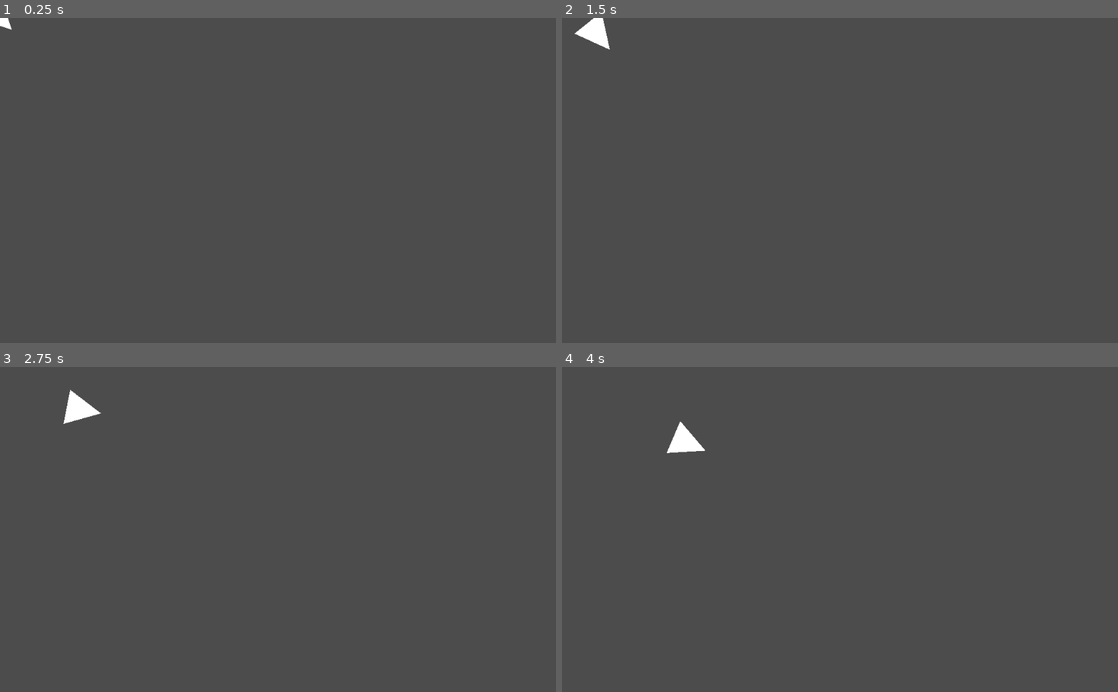
Above: before the commit, frames 1-4 (two rows, left to right).
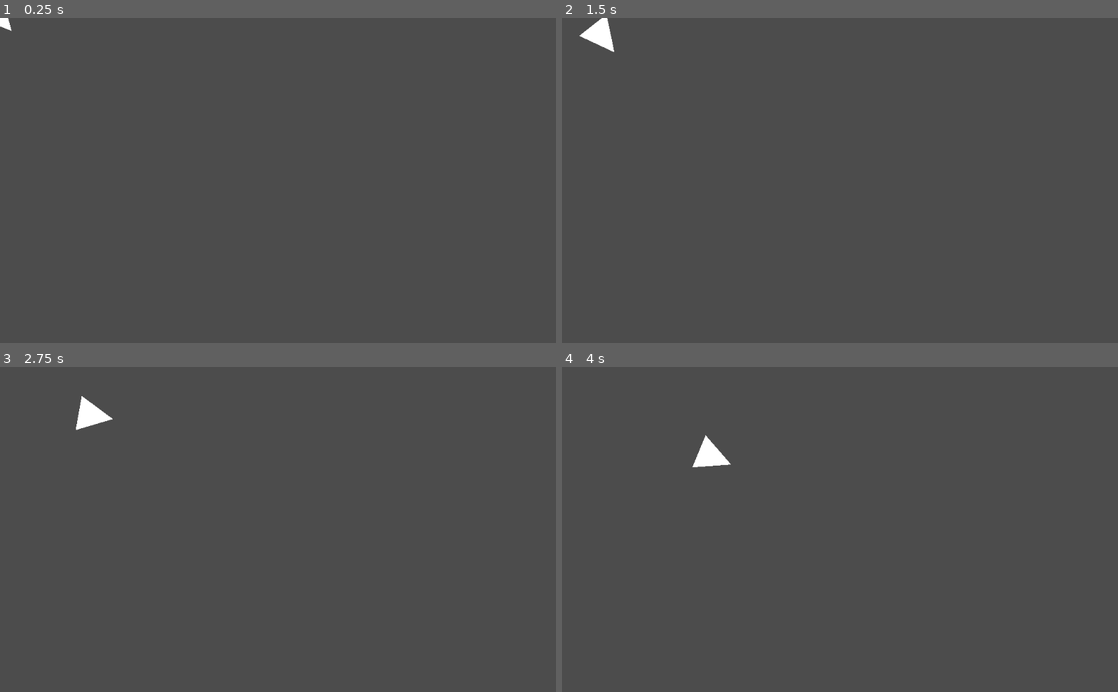
Above: after the commit, the same moments.

Repository: thomas-armena/crossfire
Game: Godot game, scene res://Scenes/Enemies/EnemyBasic.tscn
The game is run twice, just before and just after one commit, with the same random seed, the same clock (stepped at 60 frames per second) and the same inputs. This scene is started directly instead of the project's main scene.
Inputs (mouse positions are in pixels of both pictures, inside the frame that each line leads up to):
- Up to frame 1 (0.25 s): no input
- Up to frame 2 (1.5 s): tap Enter at 0.5 s; move the mouse to (962, 164) at 0.52 s; hold D (p1_move_right) 0.53-1.28 s; click (962, 164) at 0.67 s; move the mouse to (728, 196) at 1.27 s; hold S (p1_move_down) from 1.28 s (still down); click (728, 196) at 1.42 s
- Up to frame 3 (2.75 s): move the mouse to (333, 458) at 2.02 s; release S (p1_move_down) at 2.03 s; hold D (p1_move_right) from 2.03 s (still down); click (333, 458) at 2.17 s
- Up to frame 4 (4 s): move the mouse to (812, 594) at 2.77 s; release D (p1_move_right) at 2.78 s; hold W (p1_move_up) 2.78-3.53 s; click (812, 594) at 2.92 s; move the mouse to (1006, 578) at 3.52 s; hold A (p1_move_left) from 3.53 s (still down); click (1006, 578) at 3.67 s

The runs differ from the first frame. In frame 1, less than 0.1% of the frame differs, in the area x 0-3%, y 0-5%; in frame 2, 0.2%; in frame 3, 0.4%; in frame 4, 0.7%, in the area x 18-31%, y 16-31%.
Error after the commit: Invalid get index 'button_index' (on base: 'InputEventKey'). (res://Scenes/Enemies/EnemyBasic.gd:47)

Commit message:
Add impulse function

Diff:
--- a/Scenes/Enemies/EnemyBasic.gd
+++ b/Scenes/Enemies/EnemyBasic.gd
@@ -6,12 +6,14 @@
 	CHASE,
 	EVADE,
 }
-
-var velocity = Vector2()
 var state = EnemyState.CHASE
 
+var acceleration = Vector2(0, 9)
+var velocity = Vector2(2, 0)
 
-# Called when the node enters the scene tree for the first time.
+var damping = Vector2(0.8, 0.8)
+var friction = Vector2(0.8, 0.8)
+
 func _ready():
 	print(entity.hp)
 
@@ -33,10 +35,25 @@
 
 
 func update_movement(delta):
-	velocity = Vector2(entity.movement_speed, 0).rotated(rotation)
-	velocity = move_and_slide(velocity * delta)
+	pass
+
+func impulse(target_pos, strength):
+	var direction = target_pos - position
+	print(direction.normalized())
+	acceleration += direction.normalized() * strength
 
 
+func _input(event):
+	if (event.is_pressed() and event.button_index == BUTTON_LEFT):
+		impulse(get_global_mouse_position(), 10000)
+
 func _physics_process(delta):
-	update_behaviour(delta)
-	update_movement(delta)
+	look_at(get_global_mouse_position())
+
+	# Update speed and position
+	velocity += acceleration * delta
+	position += velocity * delta
+
+	# Apply friction and damping
+	acceleration *= damping
+	velocity *= friction
--- a/Scenes/Enemies/EnemyBasic.tscn
+++ b/Scenes/Enemies/EnemyBasic.tscn
@@ -7,7 +7,7 @@
 script = ExtResource( 1 )
 
 [node name="Entity" parent="." instance=ExtResource( 2 )]
-movement_speed = 5000.0
+movement_speed = 100.0
 
 [node name="CollisionPolygon2D" type="CollisionPolygon2D" parent="."]
 polygon = PoolVector2Array( -32, -32, 32, 0, -32, 32 )
